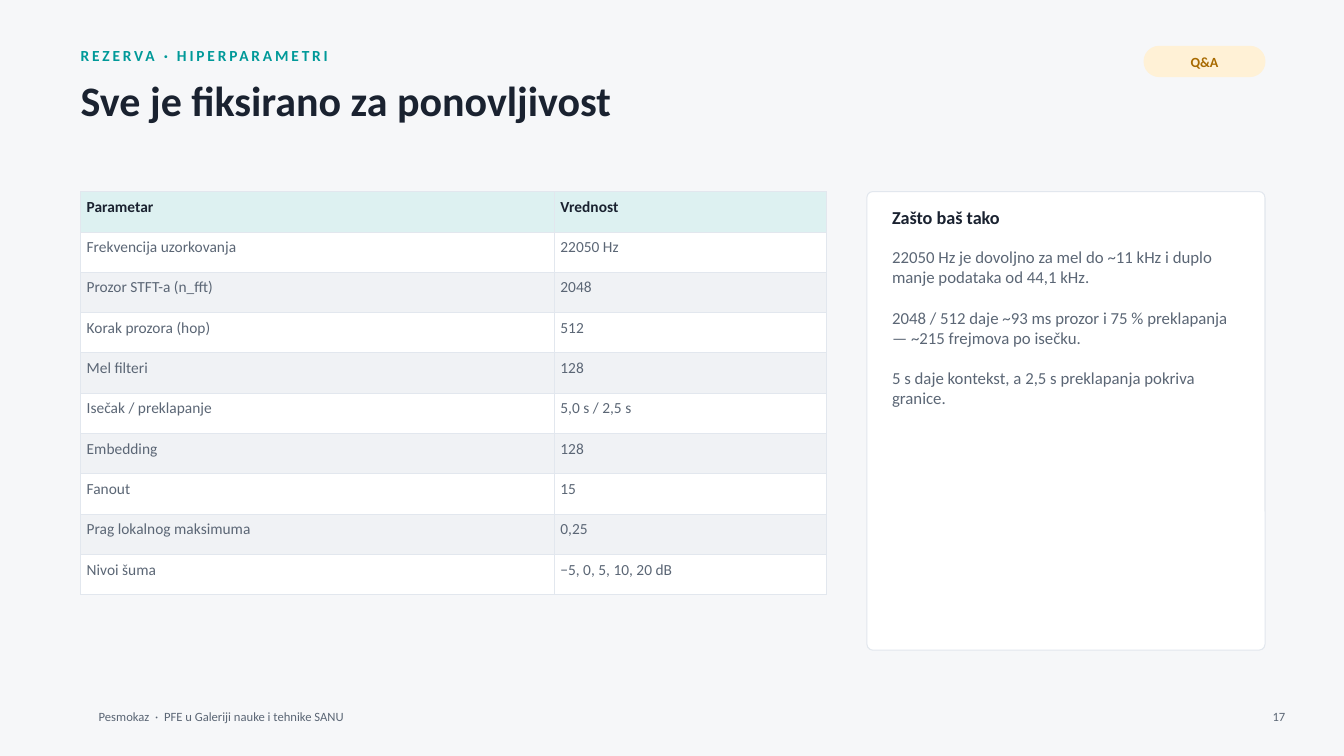
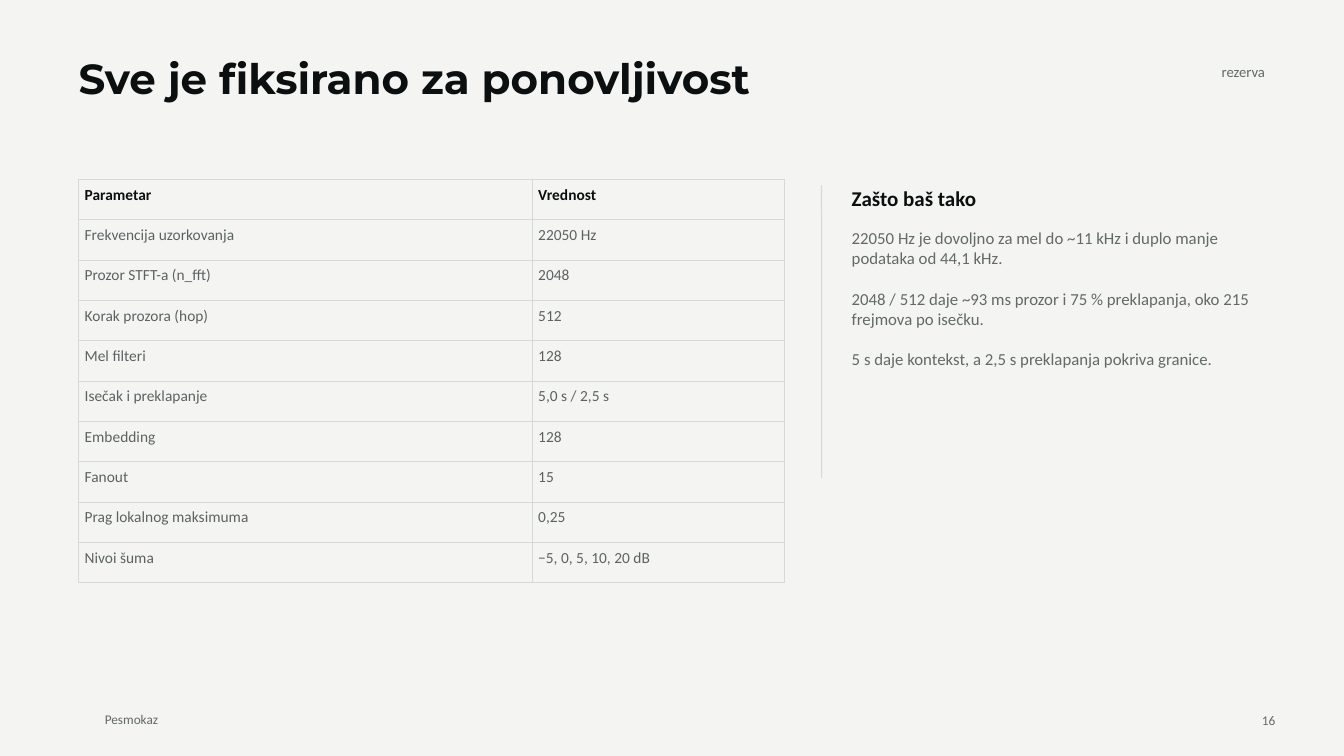
Before and after one commit to MaliBalavi/presentations, a slide deck: slide 16 of decks/pesmokaz/deck.pptx (slide 17 before the commit). Drawn at 1344x756 pixels with LibreOffice and Linux fonts; fonts in the diff are those of the drawing; background and template pictures are left out. Boxes give left, top, right and bottom in pixels: in the first picture for what was removed or moved away, otherwise in the second. Text is boxed around its words. In the diff, an @@ line names an element or a change of style, - is before the commit and + after.

```diff
--- a/decks/pesmokaz/deck.pptx
+++ b/decks/pesmokaz/deck.pptx
@@ background #F6F7F9 to #F4F5F2 @@
@@ text "Sve je fiksirano za ponovljivost": place and size @@
-text "Sve je fiksirano za ponovljivost" at bbox=[81, 86, 611, 123]
+text "Sve je fiksirano za ponovljivost" at bbox=[79, 61, 750, 103]
@@ text "Sve je fiksirano za ponovljivost" at bbox=[79, 61, 750, 103]: font Calibri to Montserrat, text colour #1A2230 to #0C0F10; line spacing 1 to 0.95 @@
@@ rounded rectangle removed at bbox=[1144, 46, 1265, 77] @@
@@ text removed at bbox=[1191, 57, 1219, 69] @@
-Q&A
@@ text at bbox=[1222, 70, 1265, 77]: text changed; size 11 to 10.5 pt; text colour #009999 to #626967; bold off @@
-REZERVA · HIPERPARAMETRI
+rezerva
@@ table at bbox=[79, 179, 784, 569] @@
-row 6, column 1: Isečak / preklapanje
+row 6, column 1: Isečak i preklapanje
@@ fill #DDF1F1 to #F4F5F2 in row 1 @@
@@ fill #FFFFFF to #F4F5F2 in 10 cells @@
@@ fill #F0F2F5 to #F4F5F2 in 8 cells @@
@@ text colour #1A2230 to #0C0F10 in "Parametar", "Vrednost" @@
@@ text colour #5B6675 to #5B6263 in "Frekvencija uzorkovanja", "22050 Hz", "Prozor STFT-a (n_fft)", "2048" and 13 more places @@
@@ borders changed @@
@@ table: place and size @@
-table at bbox=[81, 192, 827, 581]
+table at bbox=[79, 179, 784, 569]
@@ line added from (822, 186) to (822, 478), #D6D9D4 0.75 pt @@
@@ text "Zašto baš tako": place and size @@
-text "Zašto baš tako" at bbox=[892, 211, 1000, 224]
+text "Zašto baš tako" at bbox=[852, 191, 976, 206]
@@ text "Zašto baš tako" at bbox=[852, 191, 976, 206]: size 13 to 15 pt, text colour #1A2230 to #0C0F10 @@
@@ rounded rectangle removed at bbox=[867, 192, 1265, 650] @@
@@ text at bbox=[852, 232, 1218, 368]: text colour #5B6675 to #626967 in "22050 Hz je dovoljno za mel do ...", "5 s daje kontekst, a 2,5 s ..." @@
@@ text "22050 Hz je dovoljno za ...": place and size @@
-text "22050 Hz je dovoljno za ..." at bbox=[892, 251, 1227, 407]
+text "22050 Hz je dovoljno za ..." at bbox=[852, 232, 1248, 368]
@@ text at bbox=[852, 293, 1248, 328]: text changed; text colour #5B6675 to #626967 @@
-2048 / 512 daje ~93 ms prozor i 75 % preklapanja — ~215 frejmova po isečku.
+2048 / 512 daje ~93 ms prozor i 75 % preklapanja, oko 215 frejmova po isečku.
@@ text removed at bbox=[99, 712, 343, 723] @@
-Pesmokaz · PFE u Galeriji nauke i tehnike SANU
@@ text added at bbox=[105, 715, 158, 724], 9.5 pt, text #626967 @@
+Pesmokaz
@@ page number added at bbox=[1262, 716, 1275, 725], 9.5 pt, text #626967 @@
+16
@@ page number removed at bbox=[1273, 713, 1286, 721] @@
-17
```
Also in this commit, not shown: 15 other slides changed, 2 slides removed, 8 other files.
